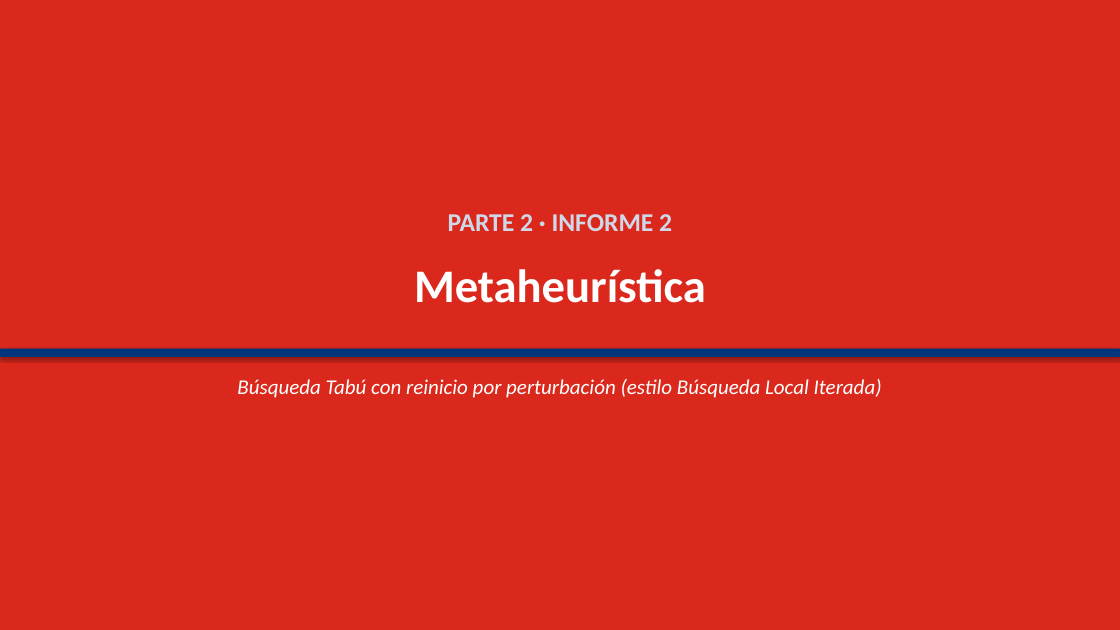
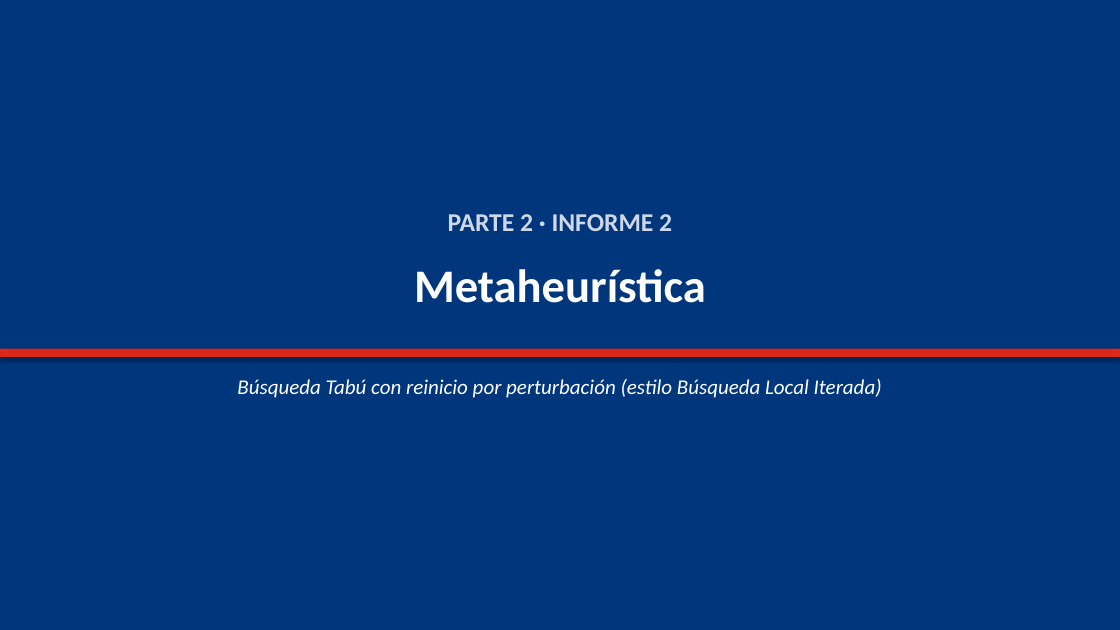
Before and after one commit to dmm-usach/lab-opti, a slide deck: slide 10 of presentacion/Presentacion_MCP.pptx. Drawn at 1120x630 pixels with LibreOffice and Linux fonts; fonts in the diff are those of the drawing. Boxes give left, top, right and bottom in pixels: in the first picture for what was removed or moved away, otherwise in the second. Text is boxed around its words. In the diff, an @@ line names an element or a change of style, - is before the commit and + after.

Commit message:
update presentation

```diff
--- a/presentacion/Presentacion_MCP.pptx
+++ b/presentacion/Presentacion_MCP.pptx
@@ rectangle at box(0, 0, 1120, 630): fill #DA291C to #00367C @@
@@ rectangle at box(0, 349, 1120, 357): fill #00367C to #DA291C @@
```
Also in this commit, not shown: 1 other file.
